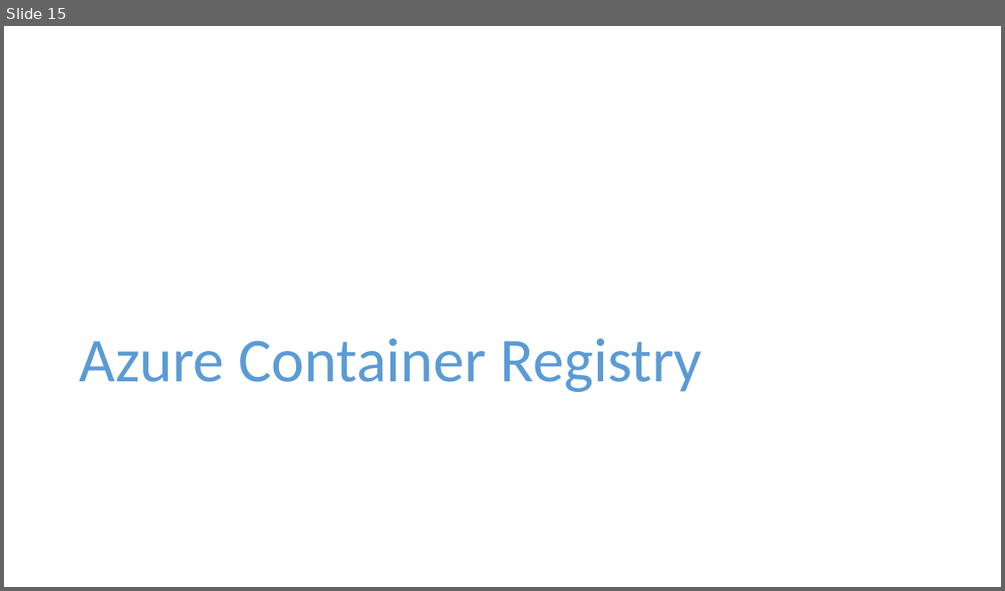
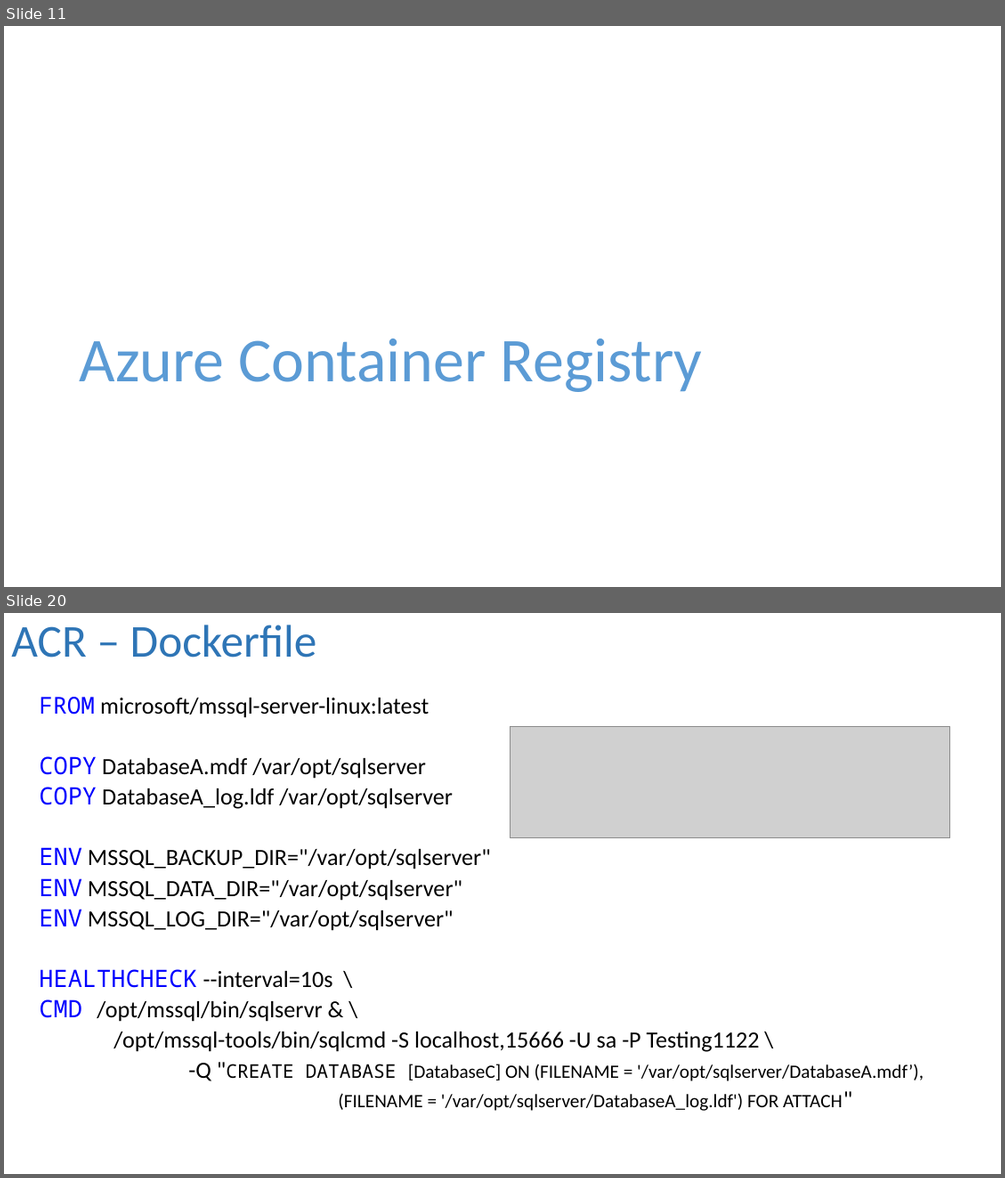
Before and after one commit to dbafromthecold/ContainersInTheCloud, a slide deck: ContainersInTheCloud.pptx. Shown one above the other, each under a label of ours: slide 15 before the commit, slides 11 and 20 after it; the slides between them are not shown. The pictures are 1005x591 and 1005x1178 pixels, drawn with LibreOffice and Linux fonts; fonts in the diff are those of the drawing; grey boxes stand for pictures; background and template pictures are left out. Boxes give left, top, right and bottom in pixels: in the first picture for what was removed or moved away, otherwise in the second. Text is boxed around its words. In the diff, an @@ line names an element or a change of style, - is before the commit and + after.

```diff
--- a/ContainersInTheCloud.pptx
+++ b/ContainersInTheCloud.pptx
@@ slide 20 added at [4,613,1001,1174], background picture (left out) @@
@@ title added at [11,625,317,657], 44 pt, text #2E75B6 @@
+ACR – Dockerfile
@@ text added at [39,697,923,1111], 22.4 pt, text #000000 @@
+FROM microsoft/mssql-server-linux:latest
+COPY DatabaseA.mdf /var/opt/sqlserver
+COPY DatabaseA_log.ldf /var/opt/sqlserver
+ENV MSSQL_BACKUP_DIR="/var/opt/sqlserver"
+ENV MSSQL_DATA_DIR="/var/opt/sqlserver"
+ENV MSSQL_LOG_DIR="/var/opt/sqlserver"
+HEALTHCHECK --interval=10s \
+CMD /opt/mssql/bin/sqlservr & \
+/opt/mssql-tools/bin/sqlcmd -S localhost,15666 -U sa -P Testing1122 \
+-Q "CREATE DATABASE [DatabaseC] ON (FILENAME = '/var/opt/sqlserver/DatabaseA.mdf’),
+(FILENAME = '/var/opt/sqlserver/DatabaseA_log.ldf') FOR ATTACH"
@@ picture added at [510,727,950,838] @@
@@ what was slide 15 is now slide 11 @@
```
Also in this commit, not shown: 6 slides changed, 13 other slides added, 2 slides removed, 1 other file.
